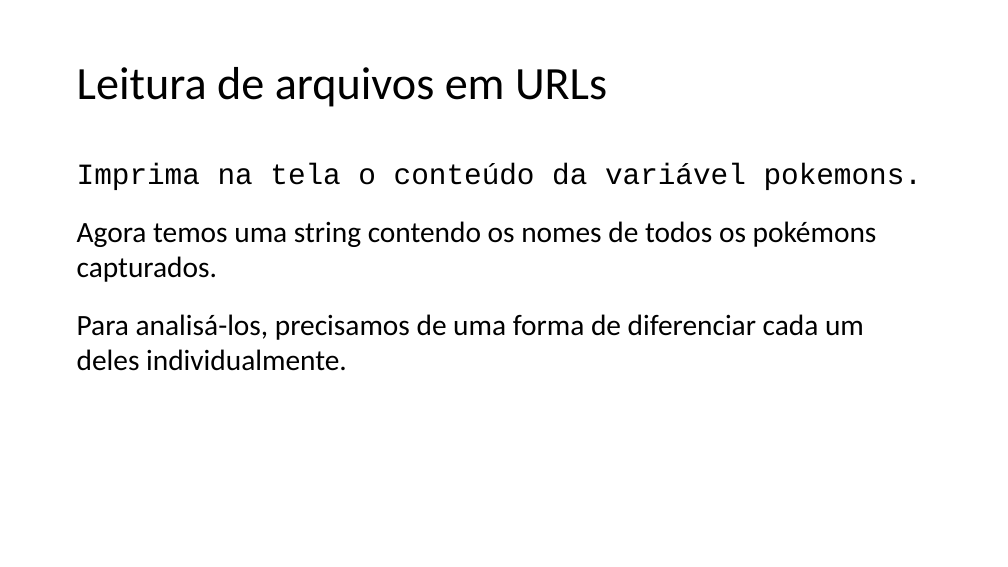
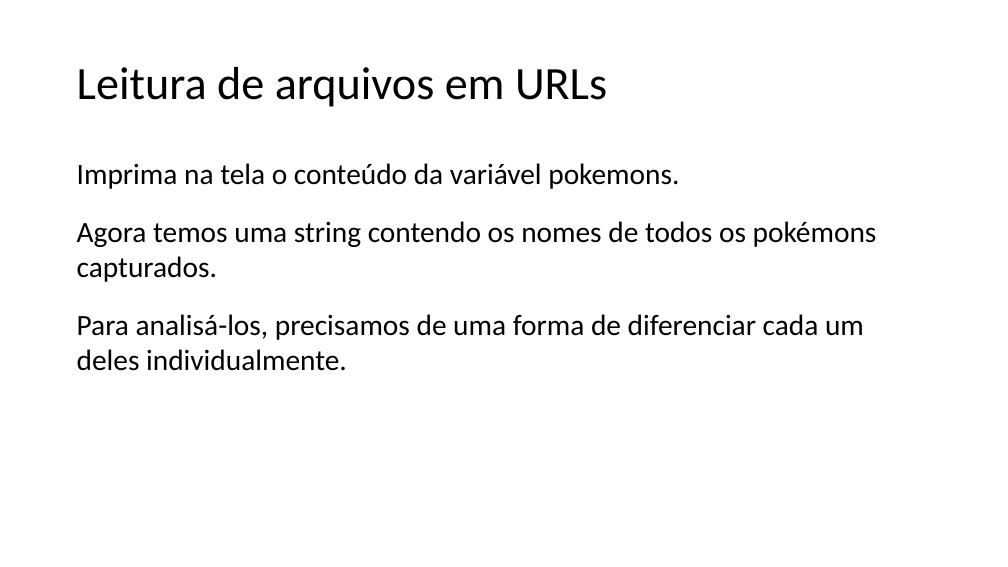
Before and after one commit to lidimayra/basic-stats, a slide deck: slide 13 of presentation.pptx. Drawn at 1008x567 pixels with LibreOffice and Linux fonts; fonts in the diff are those of the drawing. Boxes give left, top, right and bottom in pixels: in the first picture for what was removed or moved away, otherwise in the second. Text is boxed around its words. In the diff, an @@ line names an element or a change of style, - is before the commit and + after.

```diff
--- a/presentation.pptx
+++ b/presentation.pptx
@@ text at (77, 163, 679, 189): font Courier New to Calibri in "Imprima na tela o conteúdo da variável ..." @@
```
Also in this commit, not shown: 5 other slides changed.
